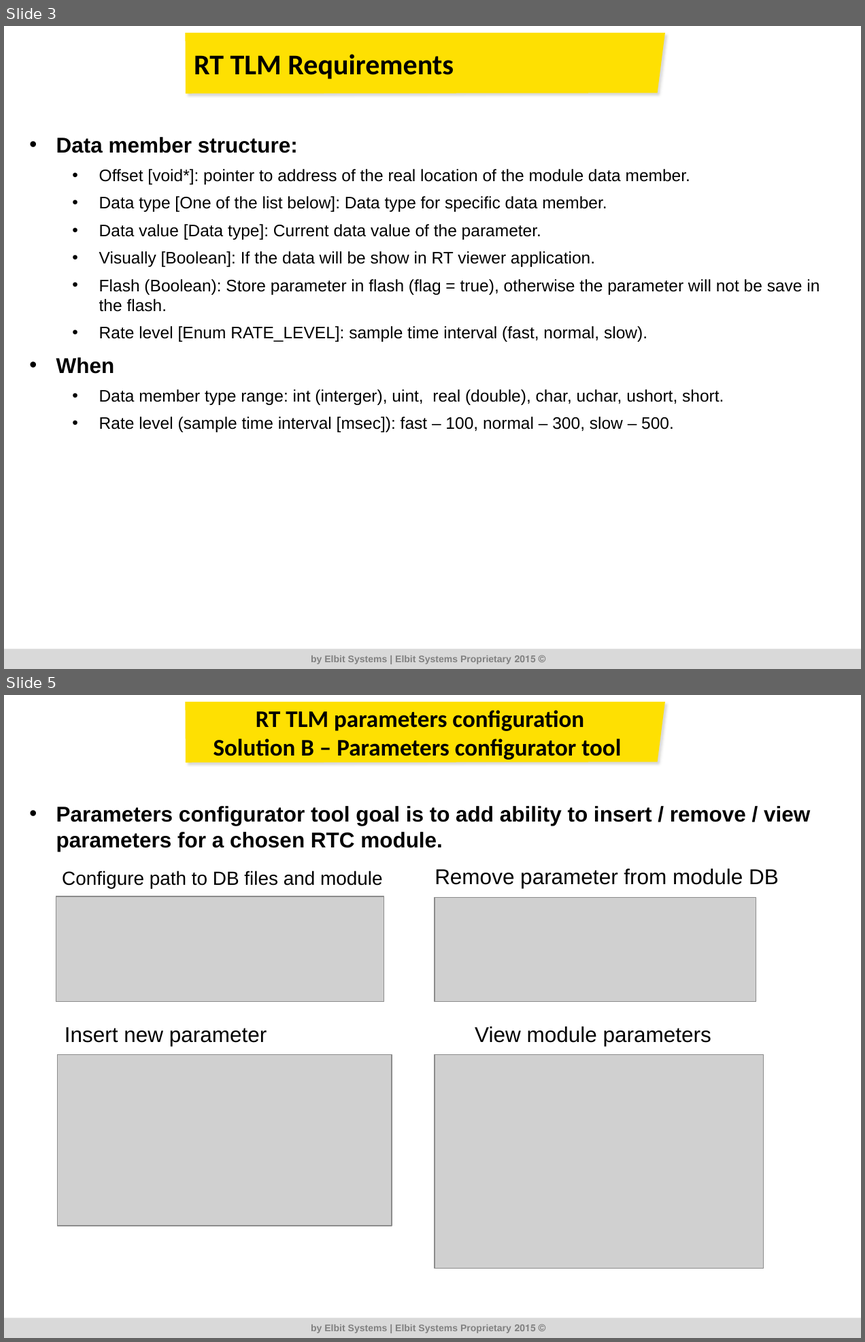
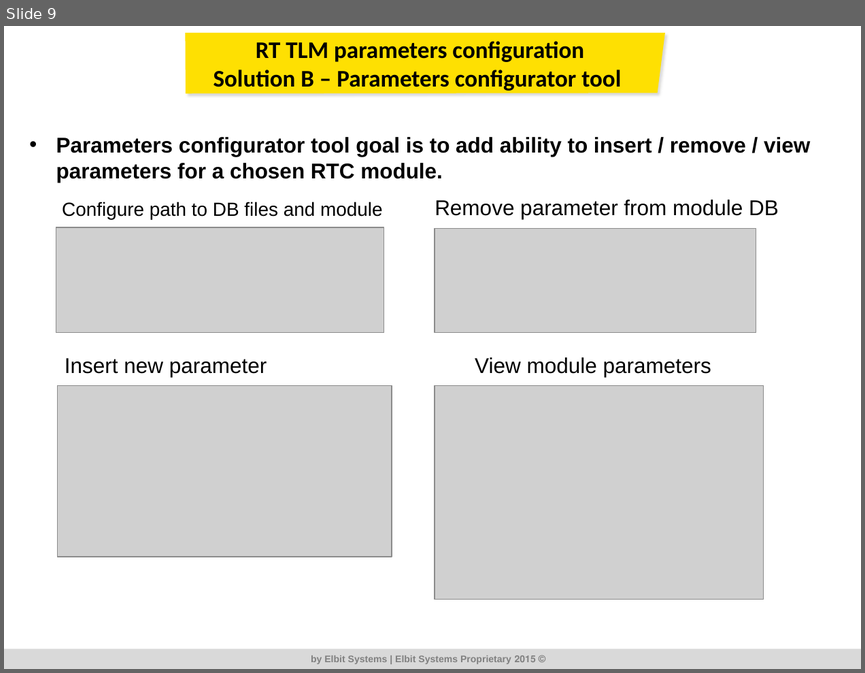
Before and after one commit to RoeeZinoueCommIT/Elbit_Telemetric, a slide deck: DR/Ver_1_002/ALPstar_TLM_DR_1_002.pptx. Shown one above the other, each under a label of ours: slides 3 and 5 before the commit, slide 9 after it; the slides between them are not shown. The pictures are 865x1342 and 865x673 pixels, drawn with LibreOffice and Linux fonts; fonts in the diff are those of the drawing; grey boxes stand for pictures; background and template pictures are left out. Boxes give left, top, right and bottom in pixels: in the first picture for what was removed or moved away, otherwise in the second. Text is boxed around its words. In the diff, an @@ line names an element or a change of style, - is before the commit and + after.

```diff
--- a/DR/Ver_1_002/ALPstar_TLM_DR_1_002.pptx
+++ b/DR/Ver_1_002/ALPstar_TLM_DR_1_002.pptx
@@ slide 3 removed at bbox=[4, 26, 861, 669], background #FFFFFF at 68% opacity; not listed: 4 template elements that a slide beside it also shows @@
@@ title removed at bbox=[194, 54, 453, 79] @@
-RT TLM Requirements
@@ text removed at bbox=[56, 137, 819, 432] @@
-• Data member structure:
-  • Offset [void*]: pointer to address of the real location of the module data member.
-  • Data type [One of the list below]: Data type for specific data member.
-  • Data value [Data type]: Current data value of the parameter.
-  • Visually [Boolean]: If the data will be show in RT viewer application.
-  • Flash (Boolean): Store parameter in flash (flag = true), otherwise the parameter will not be save in the flash.
-  • Rate level [Enum RATE_LEVEL]: sample time interval (fast, normal, slow).
-• When
-  • Data member type range: int (interger), uint, real (double), char, uchar, ushort, short.
-  • Rate level (sample time interval [msec]): fast – 100, normal – 300, slow – 500.
@@ what was slide 5 is now slide 9 @@
```
Also in this commit, not shown: 4 slides changed, 5 slides added, 1 other slide removed, 43 other files.
